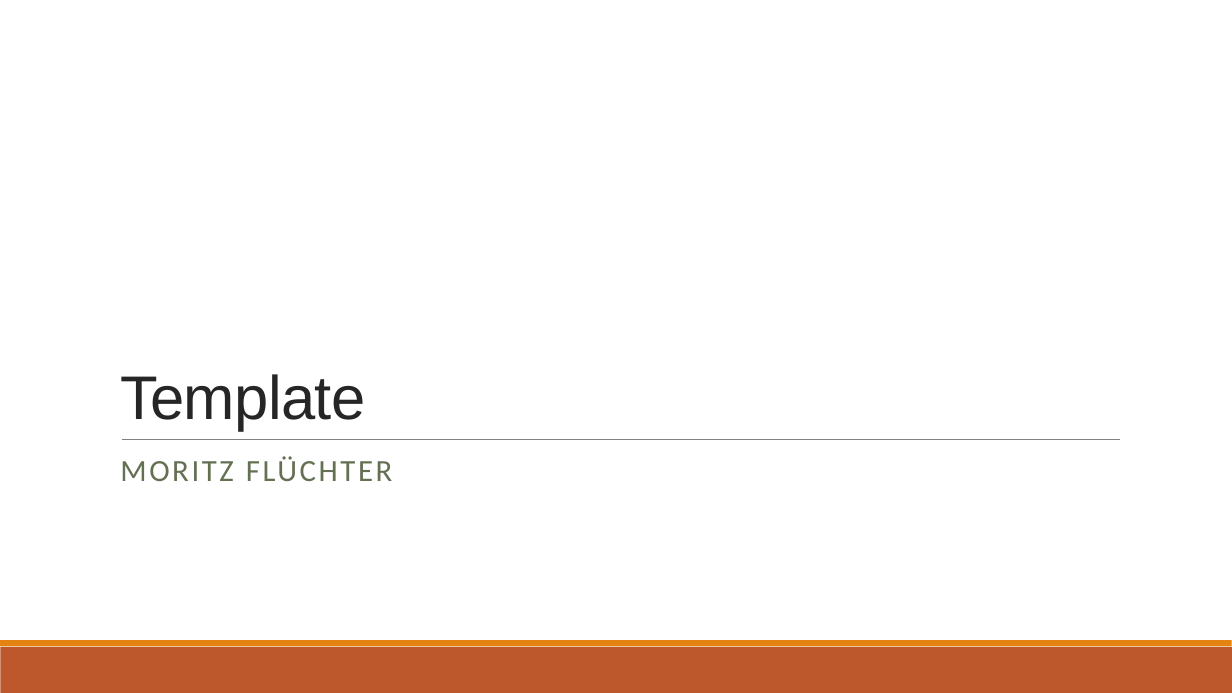
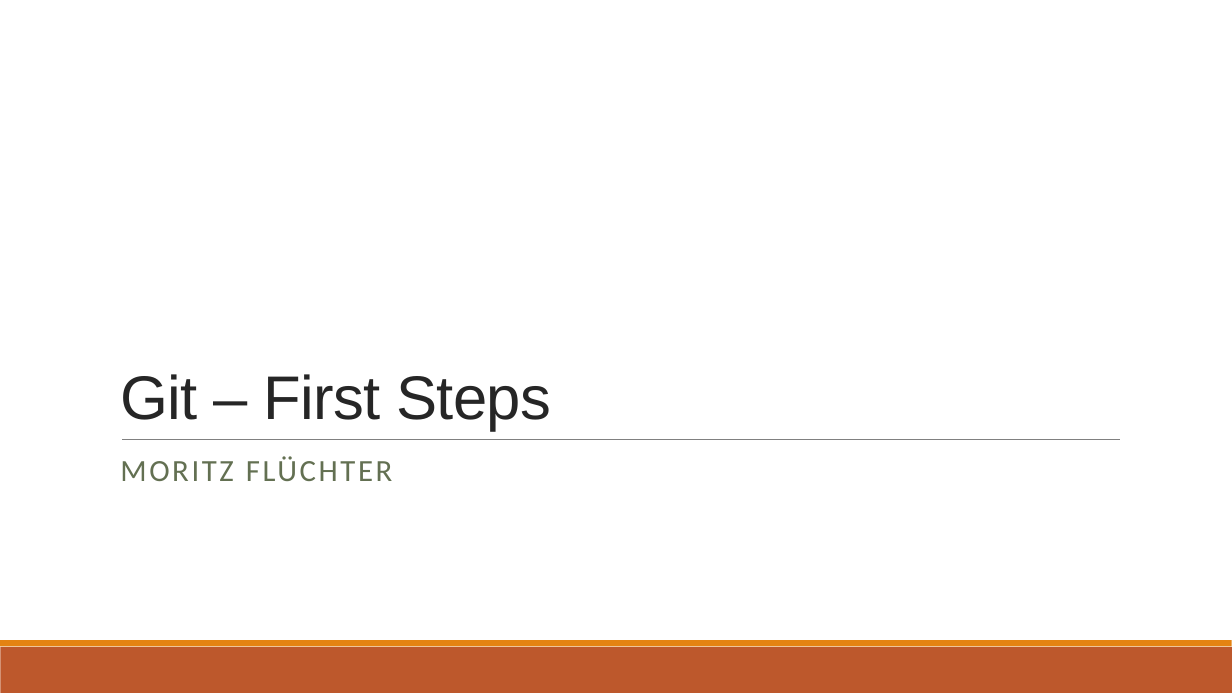
Before and after one commit to MoritzFlu/GitWorkshop, a slide deck: slide 1 of Presentation/02 - First Steps.pptx. Drawn at 1232x693 pixels with LibreOffice and Linux fonts; fonts in the diff are those of the drawing. Boxes give left, top, right and bottom in pixels: in the first picture for what was removed or moved away, otherwise in the second. Text is boxed around its words. In the diff, an @@ line names an element or a change of style, - is before the commit and + after.

Commit message:
Started with first steps

```diff
--- a/Presentation/02 - First Steps.pptx
+++ b/Presentation/02 - First Steps.pptx
@@ title at bbox=[120, 374, 551, 431]: text changed @@
-Template
+Git – First Steps
```
Also in this commit, not shown: 4 other slides changed, 5 slides added, 1 other file.
